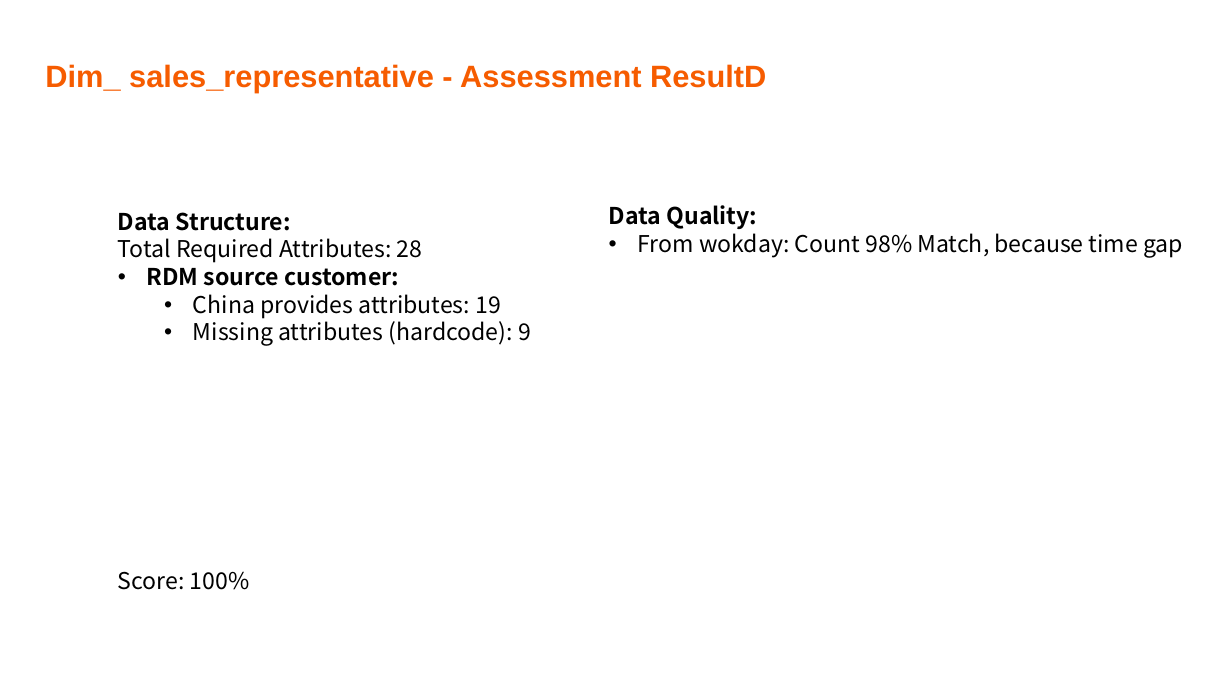
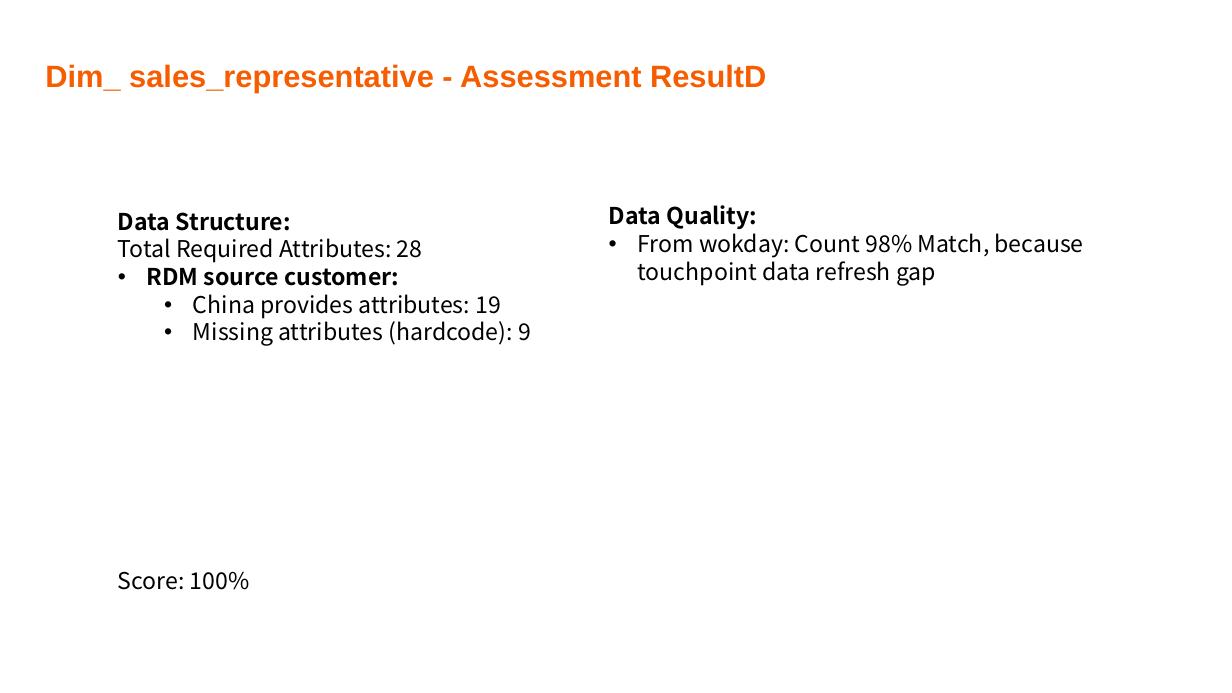
Before and after one commit to Ben202309141505/Documents, a slide deck: slide 36 of NGSE docs/NGSE China - Data Readiness Report_20231226_V0.1.pptx. Drawn at 1232x693 pixels with LibreOffice and Linux fonts; fonts in the diff are those of the drawing; background and template pictures are left out. Boxes give left, top, right and bottom in pixels: in the first picture for what was removed or moved away, otherwise in the second. Text is boxed around its words. In the diff, an @@ line names an element or a change of style, - is before the commit and + after.

```diff
--- a/NGSE docs/NGSE China - Data Readiness Report_20231226_V0.1.pptx
+++ b/NGSE docs/NGSE China - Data Readiness Report_20231226_V0.1.pptx
@@ text at (x1=638, y1=233, x2=1084, y2=285): text changed @@
-• From wokday: Count 98% Match, because time gap
+• From wokday: Count 98% Match, because touchpoint data refresh gap
```
Also in this commit, not shown: 4 other slides changed.
